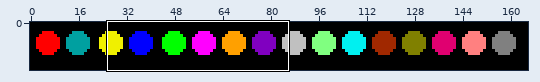
One commit to this sprite sheet: doc/player-colors.png. Above, an overview of the earlier version with the close-up marked.
Close-up. Before the edit:
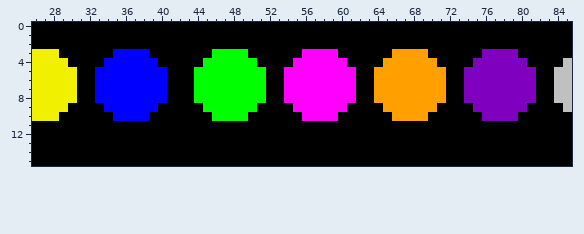
The file is 166x16 pixels. Shown: x 26..85, y 0..15.
The same view after the edit:
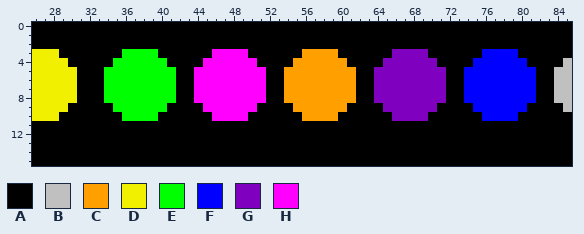
Palette (. is transparent): A #000000  B #c0c0c0  C #ffa000  D #f0f000  E #00ff00  F #0000ff  G #8000c0  H #ff00ff
The edit:
y 3: x 35..39 FFFFA -> AEEEE; x 46..49 EEEE -> HHHH; x 56..59 HHHH -> CCCC; x 66..69 CCCC -> GGGG; x 76..79 GGGG -> FFFF
y 4: x 34..40 FFFFFFA -> AEEEEEE; x 45..50 EEEEEE -> HHHHHH; x 55..60 HHHHHH -> CCCCCC; x 65..70 CCCCCC -> GGGGGG; x 75..80 GGGGGG -> FFFFFF
y 5..8: x 33..41 FFFFFFFFA -> AEEEEEEEE; x 44..51 EEEEEEEE -> HHHHHHHH; x 54..61 HHHHHHHH -> CCCCCCCC; x 64..71 CCCCCCCC -> GGGGGGGG; x 74..81 GGGGGGGG -> FFFFFFFF
y 9: x 34..40 FFFFFFA -> AEEEEEE; x 45..50 EEEEEE -> HHHHHH; x 55..60 HHHHHH -> CCCCCC; x 65..70 CCCCCC -> GGGGGG; x 75..80 GGGGGG -> FFFFFF
y 10: x 35..39 FFFFA -> AEEEE; x 46..49 EEEE -> HHHH; x 56..59 HHHH -> CCCC; x 66..69 CCCC -> GGGG; x 76..79 GGGG -> FFFF
